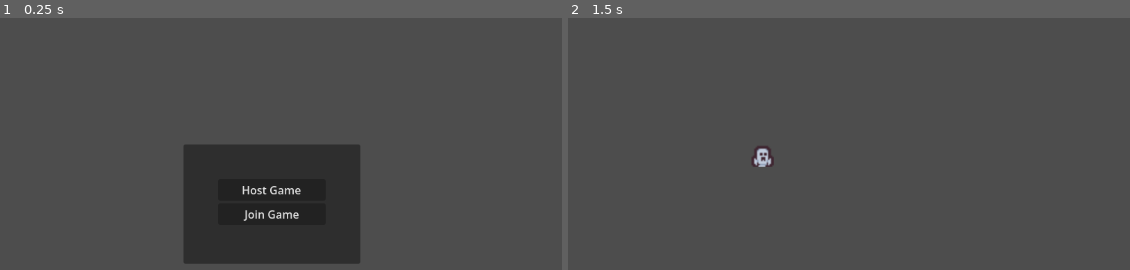
Above: before the commit, frames 1-2 (left to right).
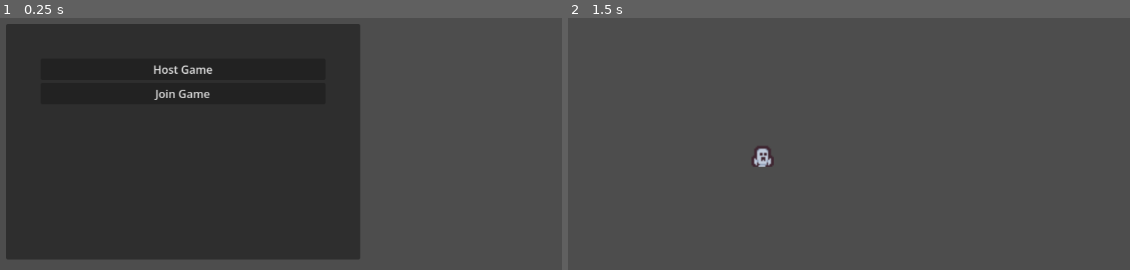
Above: after the commit, the same moments.

Repository: iSpecimen/7-Minutes
Game: Godot game, scene res://Scenes/Game.tscn
The game is run twice, just before and just after one commit, with the same random seed, the same clock (stepped at 60 frames per second) and the same inputs.
Inputs:
- Up to frame 1 (0.25 s): no input
- Up to frame 2 (1.5 s): tap Enter (ui_accept) at 0.5, 0.77 s; hold D (Right) 0.53-1.25 s; click "Host Game" at 1.25 s

The runs differ from the first frame. In frame 1, 45% of the frame differs, in the area x 1-65%, y 2-98%; in frame 2, nothing differs.

Commit message:
Saving my work
Moving to a new MainMenu Branch

Diff:
--- a/7-minutes-before-death/Scenes/Game.tscn
+++ b/7-minutes-before-death/Scenes/Game.tscn
@@ -11,8 +11,11 @@
 unique_name_in_owner = true
 layout_mode = 3
 anchors_preset = 0
-offset_right = 255.0
-offset_bottom = 172.0
+offset_left = -256.0
+offset_top = -174.0
+offset_right = 254.0
+offset_bottom = 166.0
+scale = Vector2(1.0015937, 1)
 
 [node name="Panel" type="Panel" parent="MainMenuCamera/MainMenuHUD" unique_id=631519181]
 layout_mode = 1
@@ -52,5 +55,7 @@
 
 [node name="Players" type="Node2D" parent="." unique_id=1450767889]
 
+[node name="Corridor" type="TileMapLayer" parent="." unique_id=12712566]
+
 [connection signal="pressed" from="MainMenuCamera/MainMenuHUD/Panel/MarginContainer/VBoxContainer/Host Game" to="." method="becomeHost"]
 [connection signal="pressed" from="MainMenuCamera/MainMenuHUD/Panel/MarginContainer/VBoxContainer/Join Game" to="." method="joinHostGame"]
